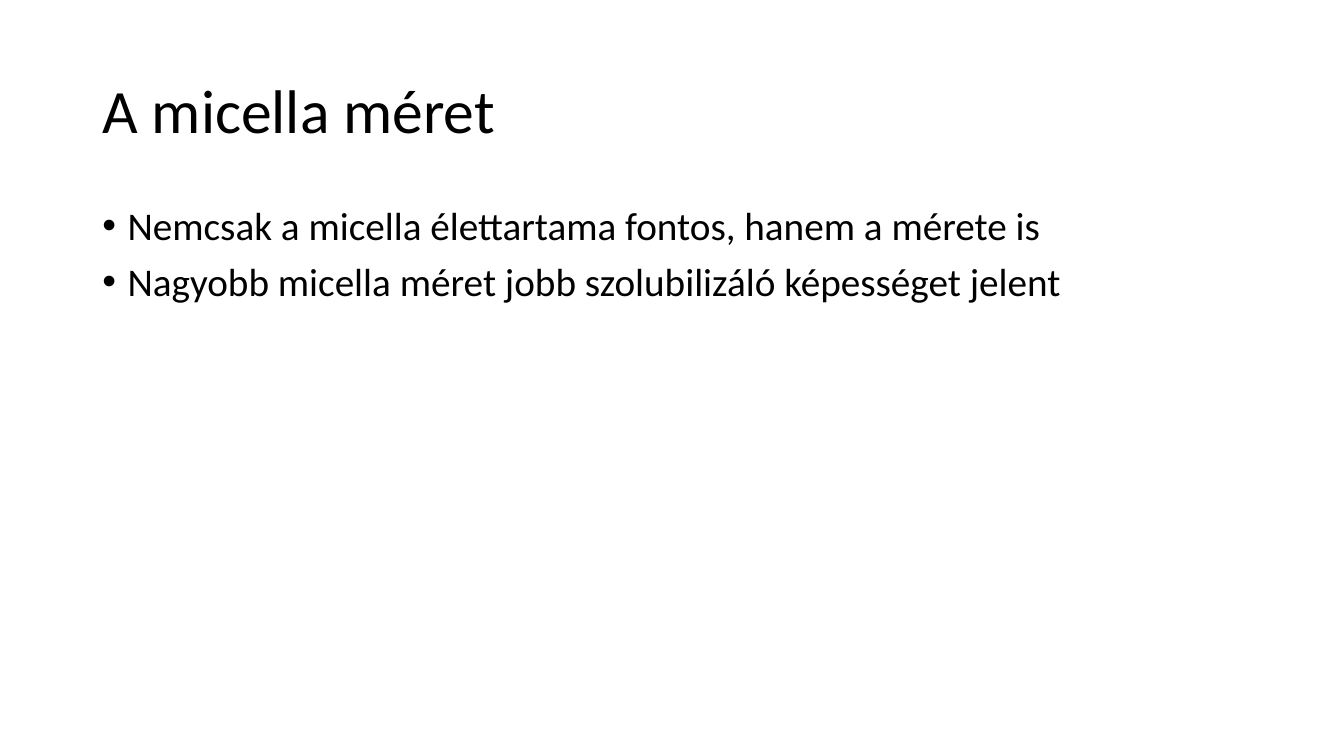
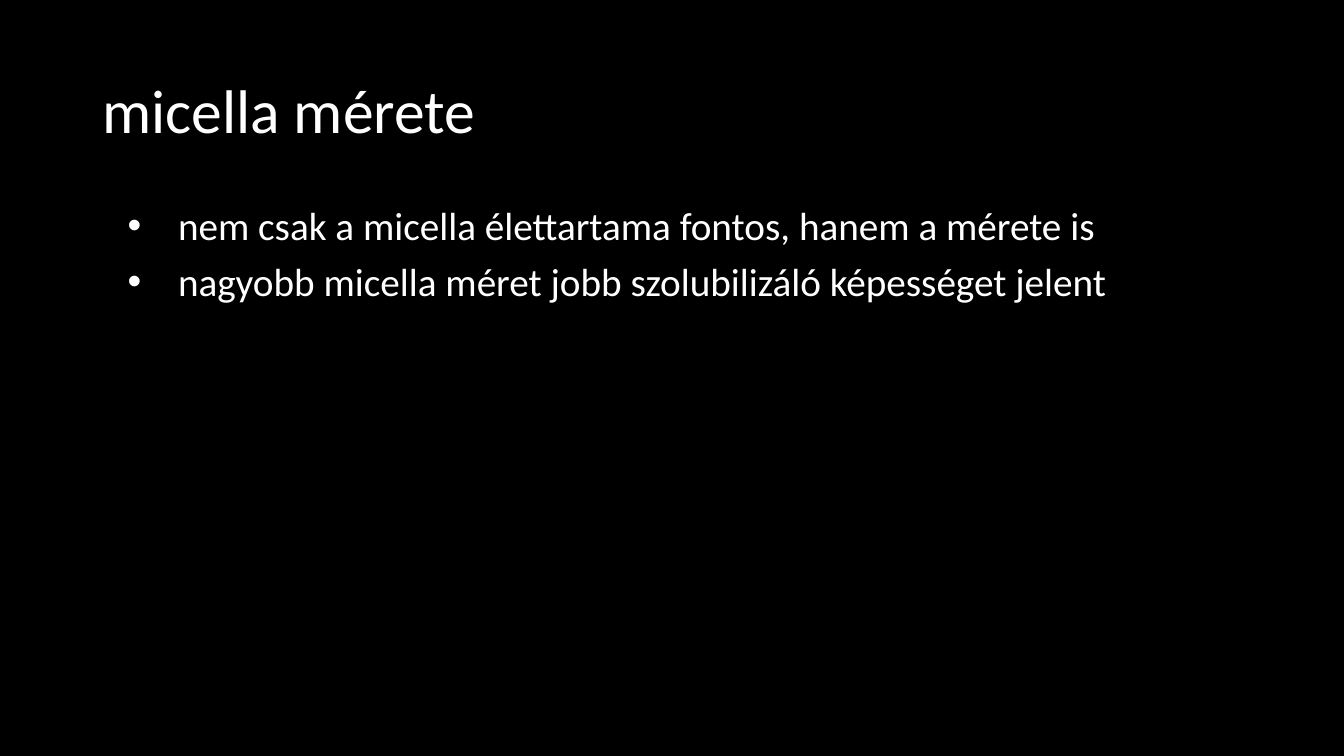
Before and after one commit to LilianaBohus/chemistry-presenations, a slide deck: slide 29 of adjuvants.pptx. Drawn at 1344x756 pixels with LibreOffice and Linux fonts; fonts in the diff are those of the drawing; background and template pictures are left out. Boxes give left, top, right and bottom in pixels: in the first picture for what was removed or moved away, otherwise in the second. Text is boxed around its words. In the diff, an @@ line names an element or a change of style, - is before the commit and + after.

```diff
--- a/adjuvants.pptx
+++ b/adjuvants.pptx
@@ background #FFFFFF to picture (left out) @@
@@ text at (102, 90, 475, 134): text changed; text colour #000000 to #FFFFFF @@
-A micella méret
+micella mérete
@@ text at (178, 212, 1106, 303): text changed; text colour #000000 to #FFFFFF @@
-• Nemcsak a micella élettartama fontos, hanem a mérete is
-• Nagyobb micella méret jobb szolubilizáló képességet jelent
+• nem csak a micella élettartama fontos, hanem a mérete is
+• nagyobb micella méret jobb szolubilizáló képességet jelent
```
Also in this commit, not shown: 9 other slides changed.
